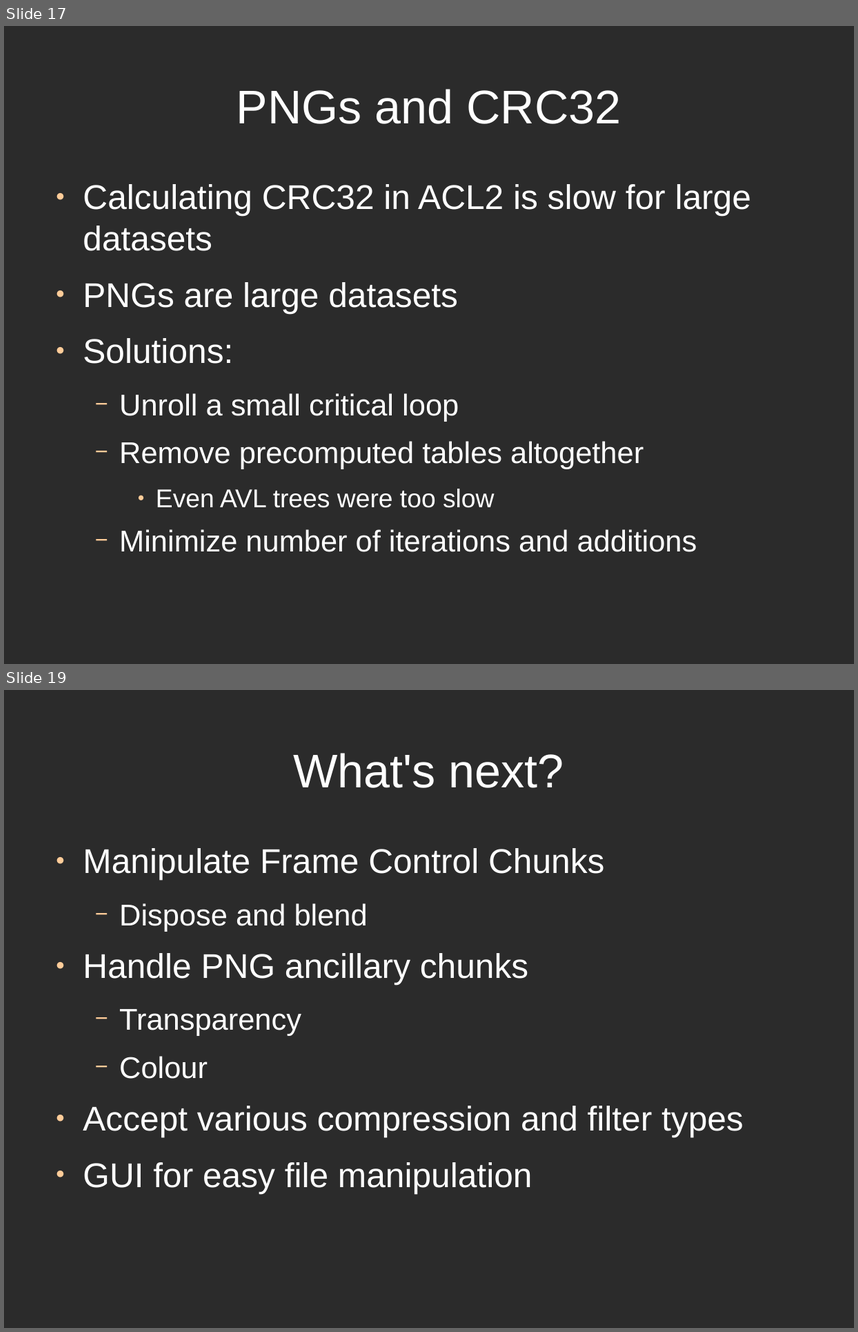
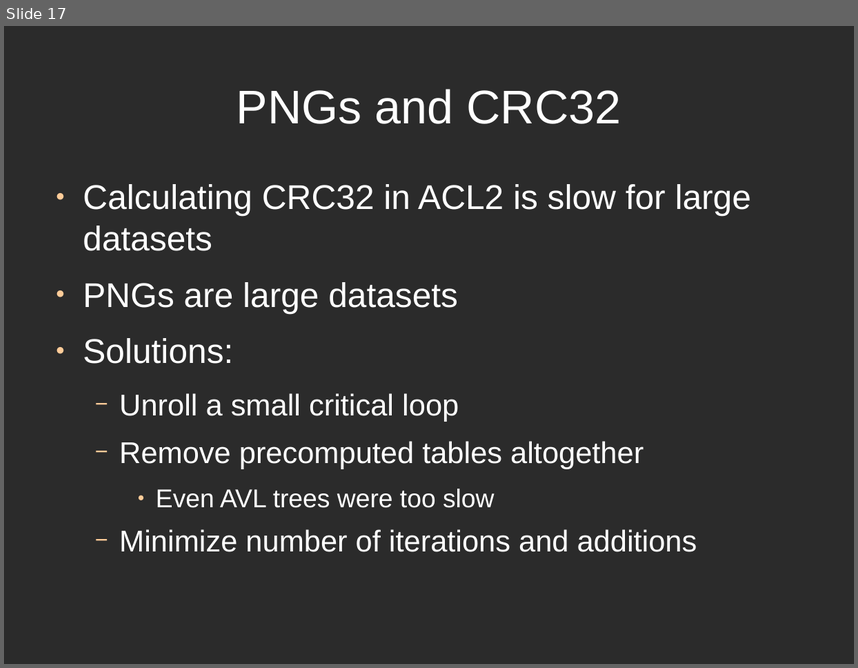
Before and after one commit to directrix1/se2, a slide deck: wip/SE2Presentation.odp. Shown one above the other, each under a label of ours: slides 17 and 19 before the commit, slide 17 after it; the slides between them are not shown. The pictures are 858x1332 and 858x668 pixels, drawn with LibreOffice and Linux fonts; fonts in the diff are those of the drawing; background and template pictures are left out; a plain dark background stands for a picture behind light text. Boxes give left, top, right and bottom in pixels: in the first picture for what was removed or moved away, otherwise in the second. Text is boxed around its words. In the diff, an @@ line names an element or a change of style, - is before the commit and + after.

```diff
--- a/wip/SE2Presentation.odp
+++ b/wip/SE2Presentation.odp
@@ slide 19 removed at [4, 690, 854, 1328], background picture (left out) @@
@@ title removed at [293, 753, 564, 788] @@
-What's next?
@@ text removed at [83, 848, 744, 1193] @@
-● Manipulate Frame Control Chunks
-  − Dispose and blend
-● Handle PNG ancillary chunks
-  − Transparency
-  − Colour
-● Accept various compression and filter types
-● GUI for easy file manipulation
```
Also in this commit, not shown: 1 slide changed, 2 slides added.
